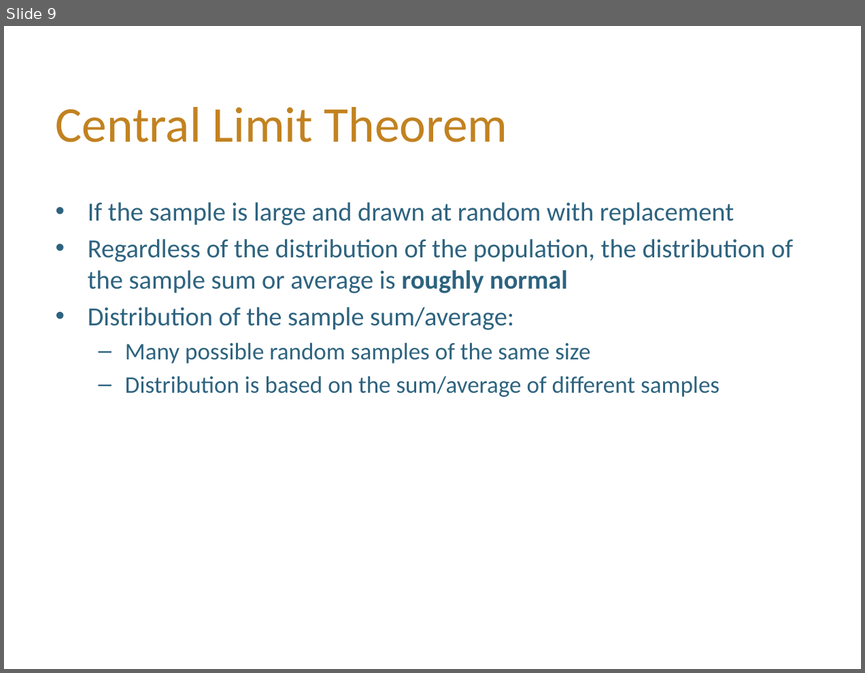
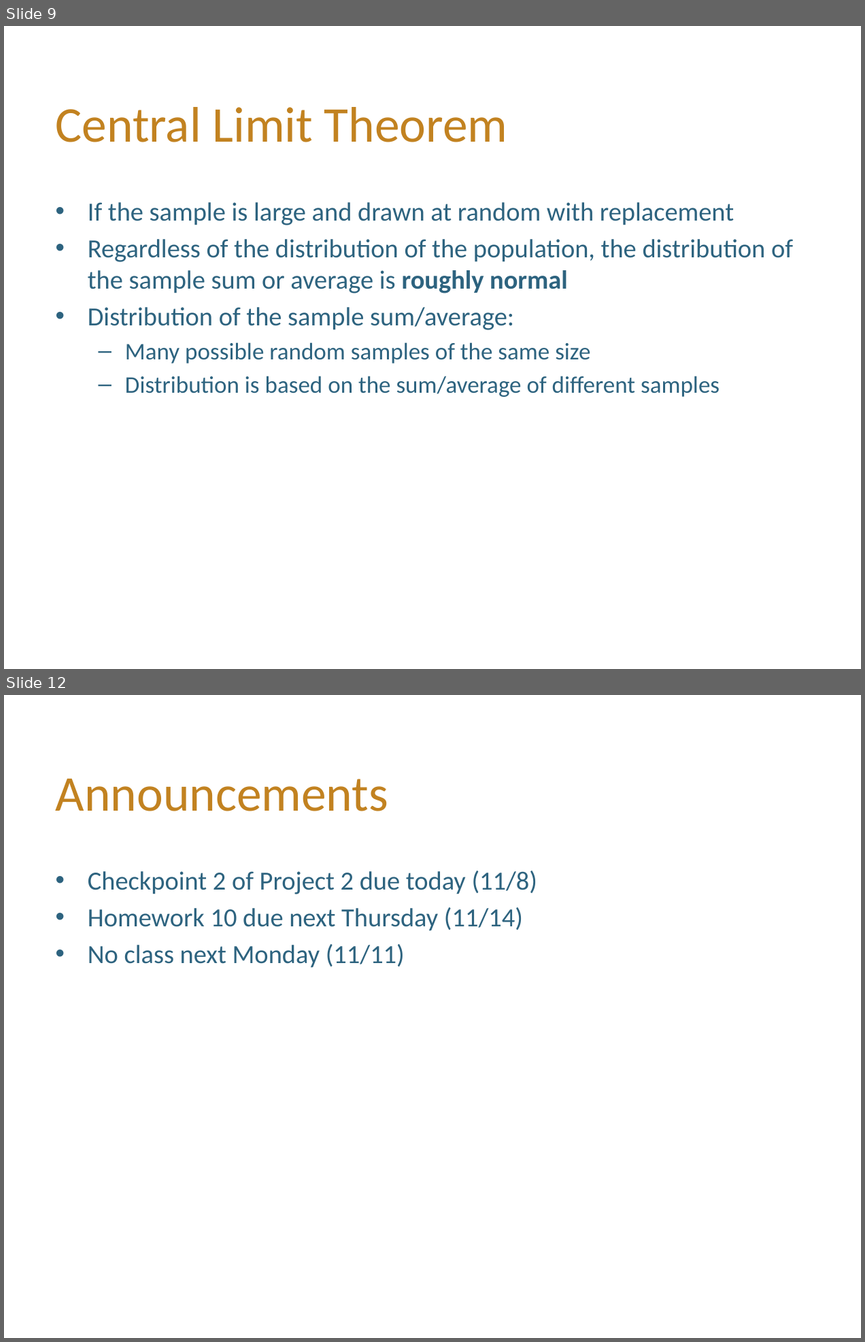
Before and after one commit to hLuo27/teaching, a slide deck: data8/slides/lab9.pptx. Shown one above the other, each under a label of ours: slide 9 before the commit, slides 9 and 12 after it; the slides between them are not shown. The pictures are 865x673 and 865x1342 pixels, drawn with LibreOffice and Linux fonts; fonts in the diff are those of the drawing; background and template pictures are left out. Boxes give left, top, right and bottom in pixels: in the first picture for what was removed or moved away, otherwise in the second. Text is boxed around its words. In the diff, an @@ line names an element or a change of style, - is before the commit and + after.

```diff
--- a/data8/slides/lab9.pptx
+++ b/data8/slides/lab9.pptx
@@ slide 12 added at [4,695,861,1338], background #FFFFFF @@
@@ title added at [56,779,389,811], 42 pt, text #C28220 @@
+Announcements
@@ text added at [88,870,538,968], 22 pt, text #2D637F @@
+• Checkpoint 2 of Project 2 due today (11/8)
+• Homework 10 due next Thursday (11/14)
+• No class next Monday (11/11)
```
Also in this commit, not shown: 2 slides changed, 1 other slide added, 2 slides removed, 1 other file.
